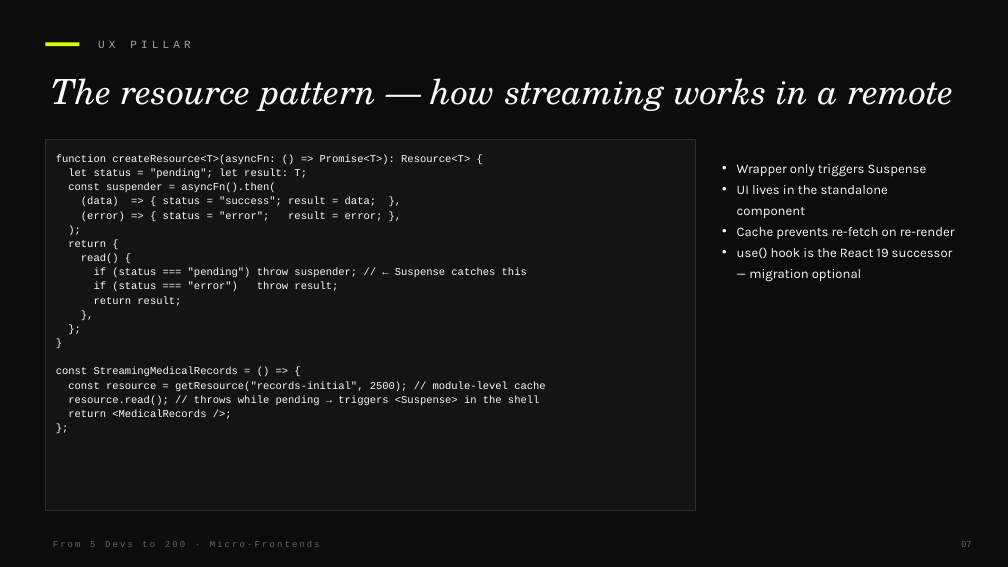
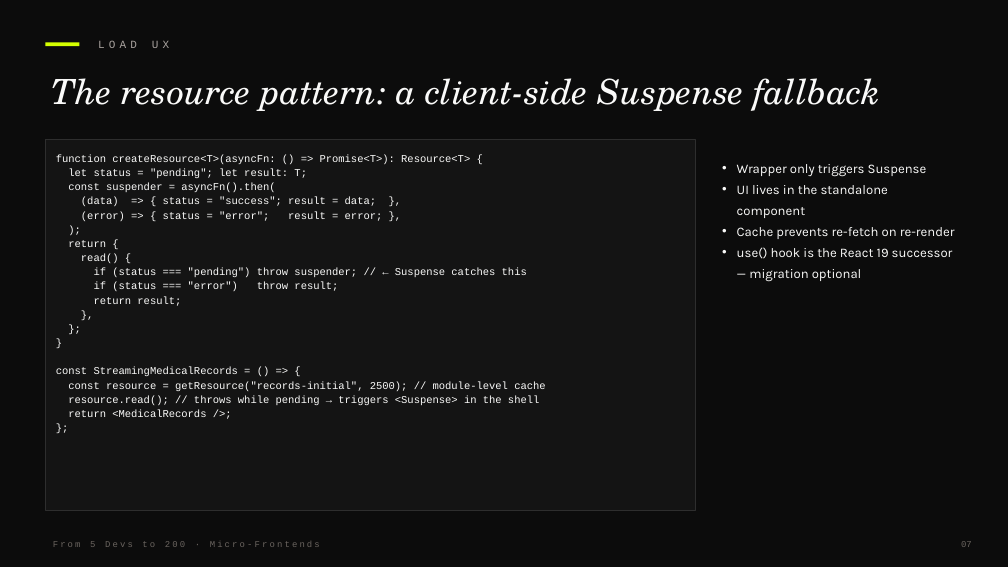
Before and after one commit to devlinduldulao/module-federation-demo, a slide deck: slide 7 of presentation/SLIDES.pptx. Drawn at 1008x567 pixels with LibreOffice and Linux fonts; fonts in the diff are those of the drawing. Boxes give left, top, right and bottom in pixels: in the first picture for what was removed or moved away, otherwise in the second. Text is boxed around its words. In the diff, an @@ line names an element or a change of style, - is before the commit and + after.

```diff
--- a/presentation/SLIDES.pptx
+++ b/presentation/SLIDES.pptx
@@ text at (98,40,169,48): text changed @@
-UX PILLAR
+LOAD UX
@@ text at (51,78,881,111): text changed @@
-The resource pattern — how streaming works in a remote
+The resource pattern: a client-side Suspense fallback
```
Also in this commit, not shown: 15 other slides changed, 7 other files.
